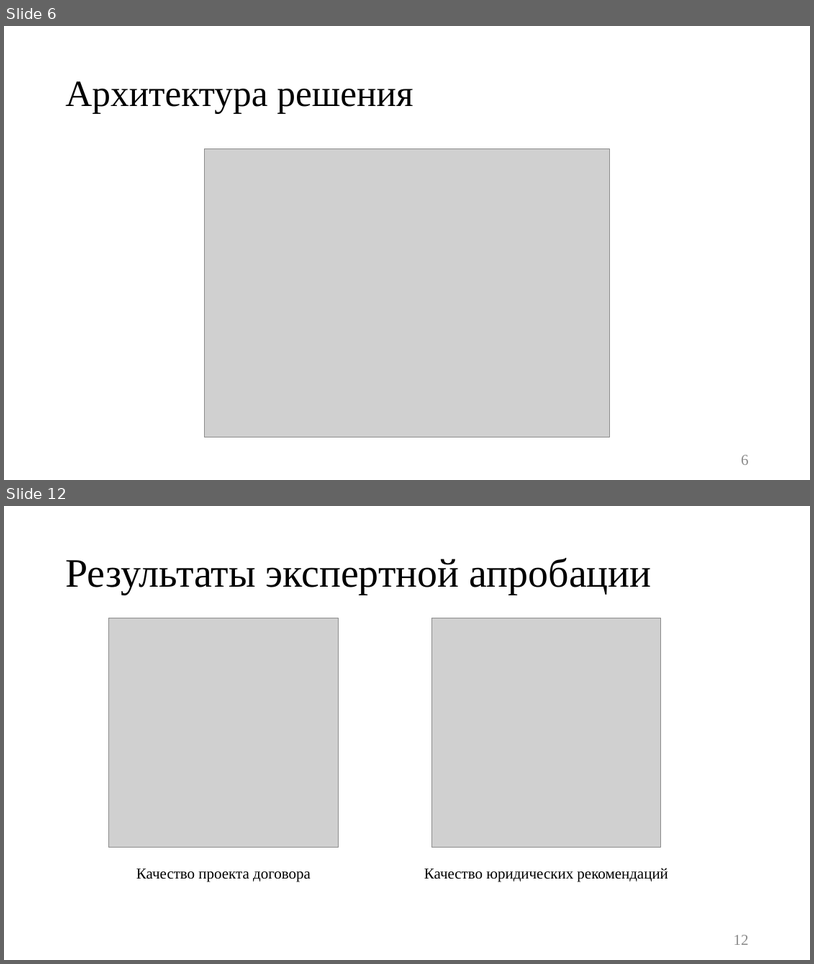
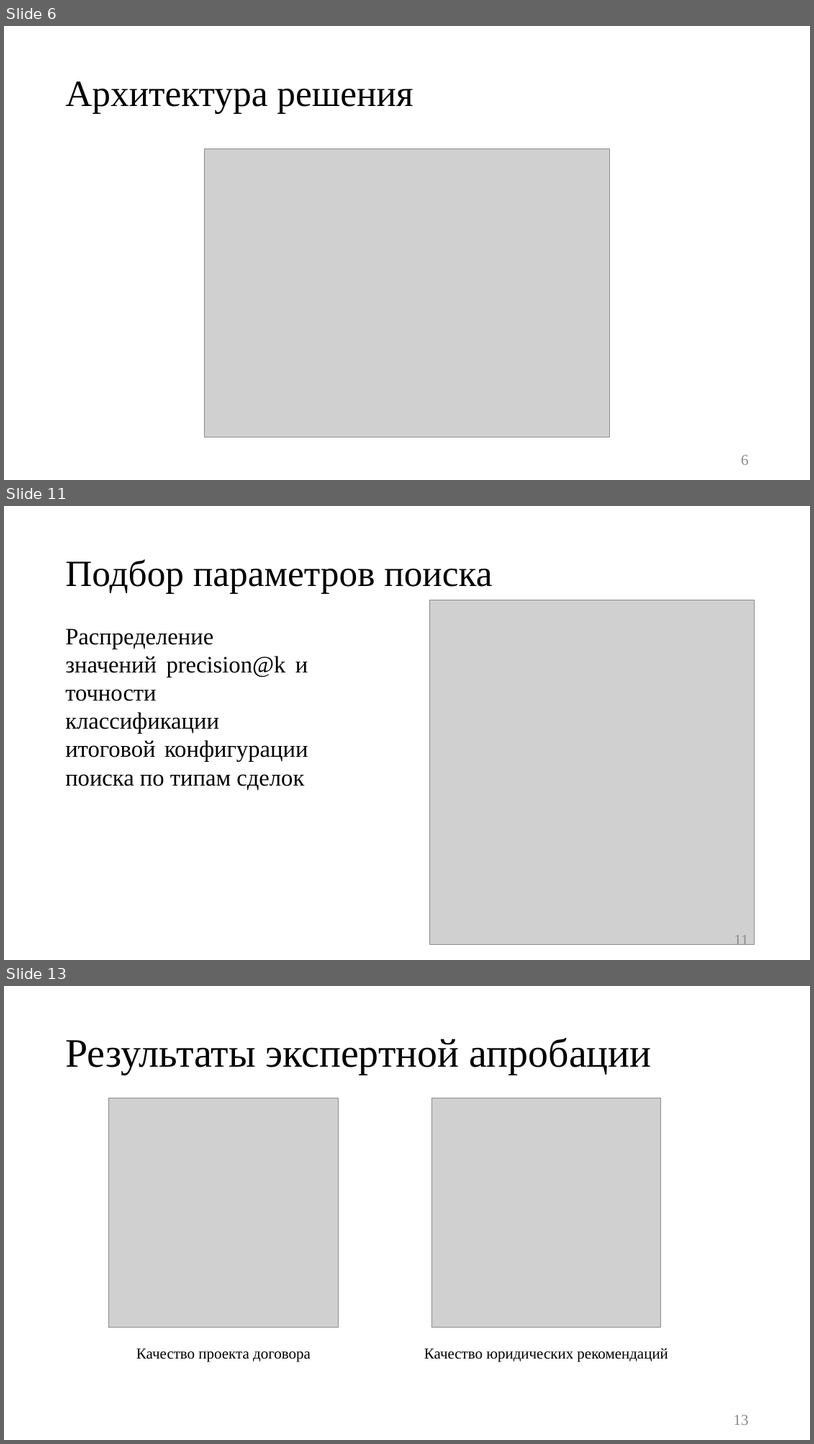
Before and after one commit to mrcirniko/vkr-tsirulev-nv, a slide deck: Презентация_к_ВКР_ЦирулевНВ_М8О-408Б-22.pptx. Shown one above the other, each under a label of ours: slides 6 and 12 before the commit, slides 6, 11 and 13 after it; the slides between them are not shown. The pictures are 814x964 and 814x1444 pixels, drawn with LibreOffice and Linux fonts; fonts in the diff are those of the drawing; grey boxes stand for pictures. Boxes give left, top, right and bottom in pixels: in the first picture for what was removed or moved away, otherwise in the second. Text is boxed around its words. In the diff, an @@ line names an element or a change of style, - is before the commit and + after.

```diff
--- a/Презентация_к_ВКР_ЦирулевНВ_М8О-408Б-22.pptx
+++ b/Презентация_к_ВКР_ЦирулевНВ_М8О-408Б-22.pptx
@@ slide 11 added at box(4, 506, 810, 960), background #FFFFFF @@
@@ title added at box(65, 559, 492, 593), 44 pt, text #000000 @@
+Подбор параметров поиска
@@ picture added at box(430, 600, 755, 944) @@
@@ text added at box(65, 628, 309, 790), 28 pt, text #000000 @@
+Распределение значений precision@k и точности классификации итоговой конфигурации поиска по типам сделок
@@ page number added at box(734, 934, 748, 947), 18 pt, text #8C8C8C @@
+11
@@ what was slide 12 is now slide 13 @@
@@ page number at box(734, 1414, 749, 1424): text changed @@
-12
+13
```
Also in this commit, not shown: 7 slides changed.
